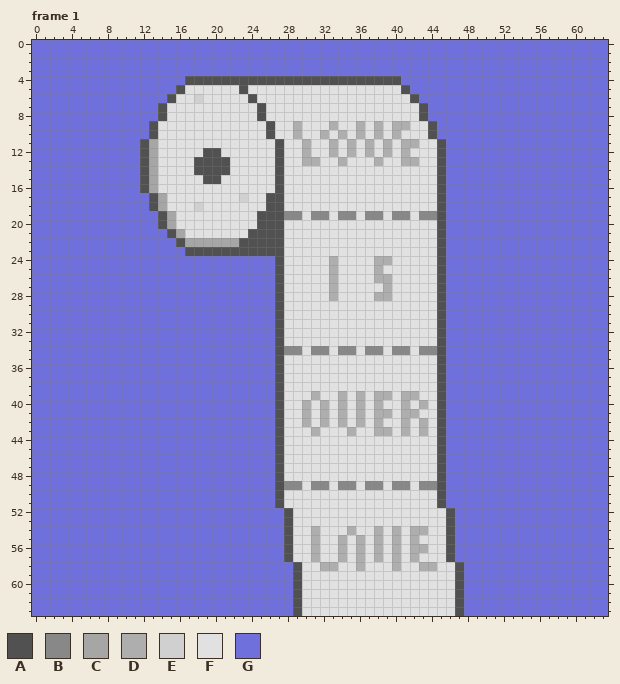
A pixel-art file gets an edit: PixelArt/Aseprite/kaiben.aseprite. Above: the version before the commit.
64x64 pixels, 44 frames. Shown: frame 1. The commit also changed other frames, which this record leaves out.
Visible layers, top first: "Text", "Rolling", "Line", "Paper", "Background".
Palette (. is transparent): A #515151  B #888888  C #a6a6a6  D #aeaeae  E #d0d0d0  F #e1e1e1  G #7070dd
Pixels before, frame 1 (only the part around the change), first column x 6:
 1 GGGGGGGGGGGGGGGGGGGGGGGGGG
 2 GGGGGGGGGGGGGGGGGGGGGGGGGG
 3 GGGGGGGGGGGGGGGGGGGGGGGGGG
 4 GGGGGGGGGGGAAAAAAAAAAAAAAA
 5 GGGGGGGGGGAFFFFFFAFFFFFFFF
 6 GGGGGGGGGAFFEFFFFFAFFFFFFF
 7 GGGGGGGGAFFFFFFFFFFAFFFFFF
 8 GGGGGGGGAFFFFFFFFFFAFFFFFF
 9 GGGGGGGAFFFFFFFFFFFFAFFDFF
10 GGGGGGGAFFFFFFFFFFFFAFFDFF
11 GGGGGGACFFFFFFFFFFFFFAFFDF
12 GGGGGGACFFFFFAAFFFFFFAFFDF
13 GGGGGGACFFFFAAAAFFFFFAFFDD
14 GGGGGGACFFFFAAAAFFFFFAFFFF
15 GGGGGGACFFFFFAAFFFFFFAFFFF
16 GGGGGGACFFFFFFFFFFFFFAFFFF
17 GGGGGGGACFFFFFFFFEFFAAFFFF
18 GGGGGGGACFFFEFFFFFFFAAFFFF
19 GGGGGGGGACFFFFFFFFFAAABBFB
20 GGGGGGGGACFFFFFFFFFAAAFFFF
21 GGGGGGGGGACFFFFFFFAAAAFFFF
22 GGGGGGGGGGACCCCCCAAAAAFFFF
23 GGGGGGGGGGGAAAAAAAAAAAFFFF
24 GGGGGGGGGGGGGGGGGGGGGAFFFF
25 GGGGGGGGGGGGGGGGGGGGGAFFFF
26 GGGGGGGGGGGGGGGGGGGGGAFFFF
27 GGGGGGGGGGGGGGGGGGGGGAFFFF
After the commit:
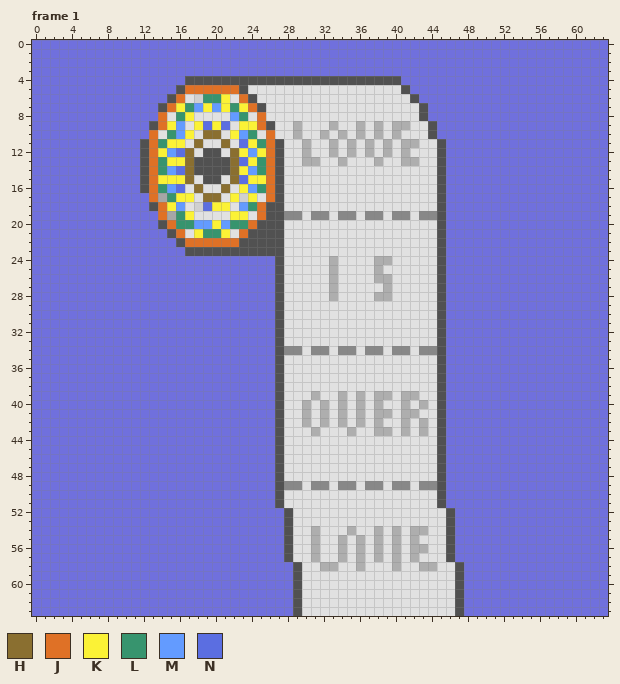
Colours new in this view: H #8a6f30  J #df7126  K #fbf236  L #37946e  M #639bff  N #5b6ee1
From the commit log: grouping layers
What changed:
layer "RollingEfects/Trajectory_Line" added
layer "RollingEfects/Trajectory_Dots" added
Frame 1, layers "RollingEfects/Trajectory_Dots", "RollingEfects/Trajectory_Line":
Colour F gives way to colour H in row 10 at x 19 to 20; in row 11 at x 18 and 21; in rows 12 to 15 at x 17 and 22; in row 16 at x 18 and 21; in row 17 at x 19 to 20.
Colour A gives way to colour J in row 8 at x 14 and 25; in row 10 at x 13 and 26; in row 17 at x 13 and 26; in row 19 at x 14 and 25.
Colour C gives way to colour J in rows 11 to 16 at x 13; in row 18 at x 14; in row 20 at x 15; in row 21 at x 16; in row 22 at x 17 to 22.
Colour F gives way to colour J in row 5 at x 17 to 22; in row 6 at x 16 and 23; in row 7 at x 15 and 24; in row 9 at x 14 and 25; in rows 11 to 16 at x 26; in row 18 at x 25.
Colour F gives way to colour J in row 20 at x 24; in row 21 at x 23.
Colour F gives way to colour K in row 6 at x 21; in row 7 at x 16, 19, 21 and 23; in row 8 at x 17; in row 9 at x 15, 18, 20 and 23 to 24; in row 10 at x 17 and 22; in row 11 at x 15 to 16 and 24.
Colour F gives way to colour K in row 12 at x 14, 23 and 25; in row 13 at x 15 to 16 and 24; in row 14 at x 23; in row 15 at x 14 to 16 and 24 to 25; in row 16 at x 23; in row 17 at x 16 to 17, 22 and 24.
Colour F gives way to colour K in row 18 at x 15 and 20 to 21; in row 19 at x 17 and 22 to 23; in row 20 at x 20; in row 21 at x 18 and 21.
Colour F gives way to colour L in row 6 at x 19 to 20; in row 7 at x 17 and 22; in row 8 at x 16 and 23; in row 10 at x 15 and 24; in row 11 at x 14 and 25; in rows 13 to 14 at x 14 and 25.
Colour F gives way to colour L in row 16 at x 14 and 25; in row 17 at x 15; in row 18 at x 24; in row 19 at x 16; in row 20 at x 16 to 17 and 22 to 23; in row 21 at x 19 to 20.
Colour F gives way to colour M in row 7 at x 18 and 20; in row 8 at x 22; in row 9 at x 16; in row 10 at x 16 and 23; in row 12 at x 15 and 24; in row 14 at x 15 and 24.
Colour F gives way to colour M in row 16 at x 15 and 24; in row 18 at x 16 and 23; in row 20 at x 18 to 19 and 21.
Colour F gives way to colour N in row 9 at x 19 and 21; in row 11 at x 23; in row 12 at x 16; in row 13 at x 23; in row 14 at x 16; in row 15 at x 23.
Colour F gives way to colour N in row 16 at x 16; in row 18 at x 19.
Changed places in both pictures, as pixel boxes (x1, y1, x2, y2):
changed: (149, 85, 275, 247)
